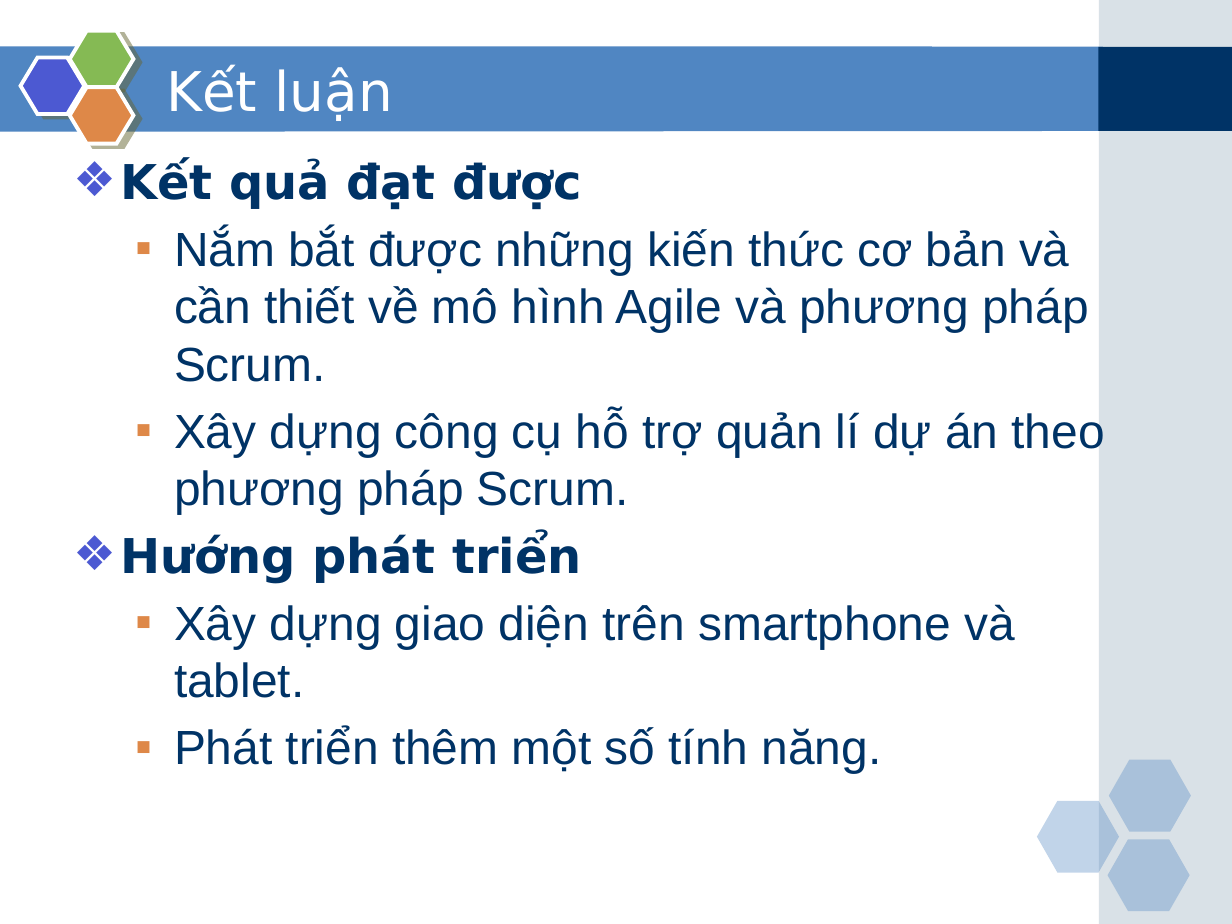
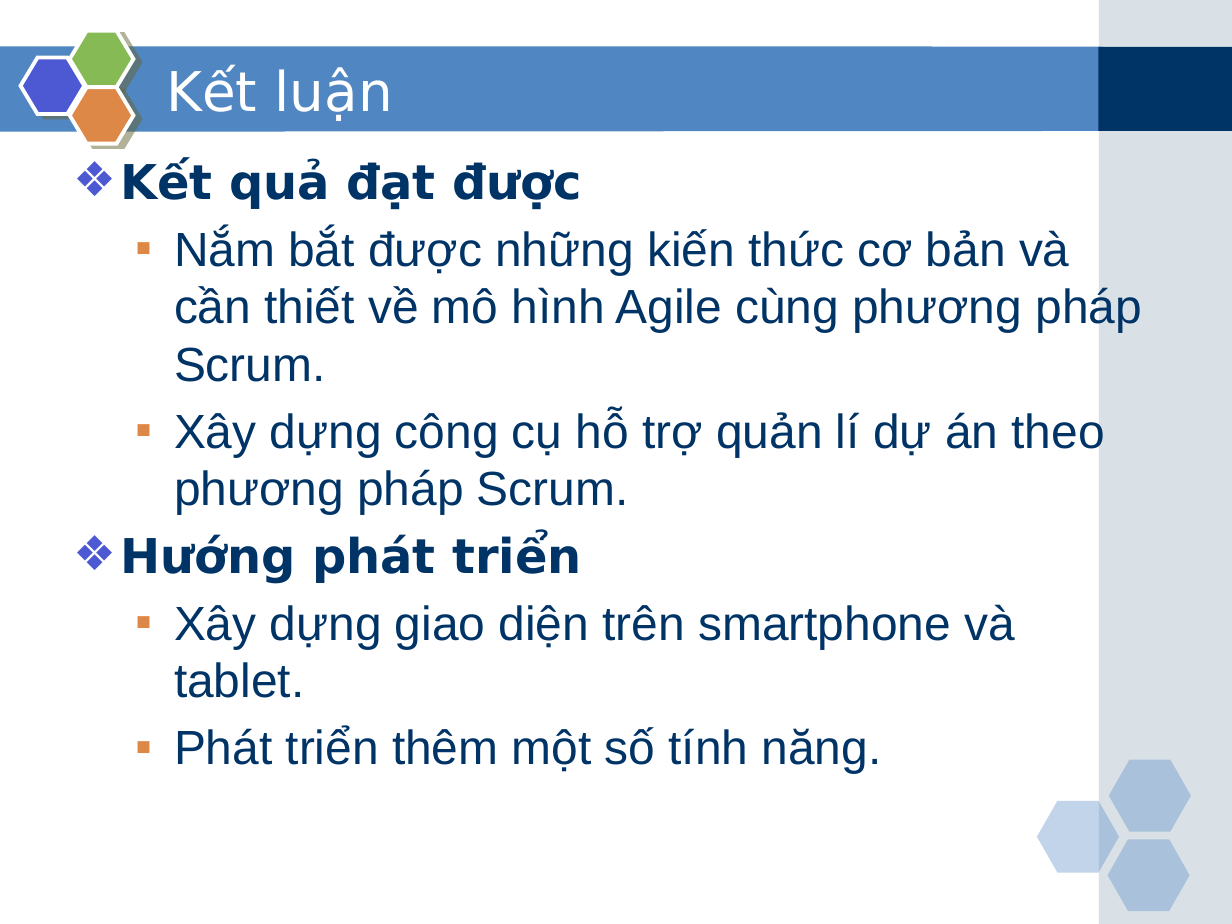
Before and after one commit to phamduong/graduation-project-agile-tool, a slide deck: slide 23 of Báo cáo/Slide bao cao.pptx. Drawn at 1232x924 pixels with LibreOffice and Linux fonts; fonts in the diff are those of the drawing. Boxes give left, top, right and bottom in pixels: in the first picture for what was removed or moved away, otherwise in the second. Text is boxed around its words. In the diff, an @@ line names an element or a change of style, - is before the commit and + after.

```diff
--- a/Báo cáo/Slide bao cao.pptx
+++ b/Báo cáo/Slide bao cao.pptx
@@ text at <box>174,228,1142,382</box>: text changed @@
-  ▪ Nắm bắt được những kiến thức cơ bản và cần thiết về mô hình Agile và phương pháp Scrum.
+  ▪ Nắm bắt được những kiến thức cơ bản và cần thiết về mô hình Agile cùng phương pháp Scrum.
```
Also in this commit, not shown: 16 other slides changed, 24 other files.
